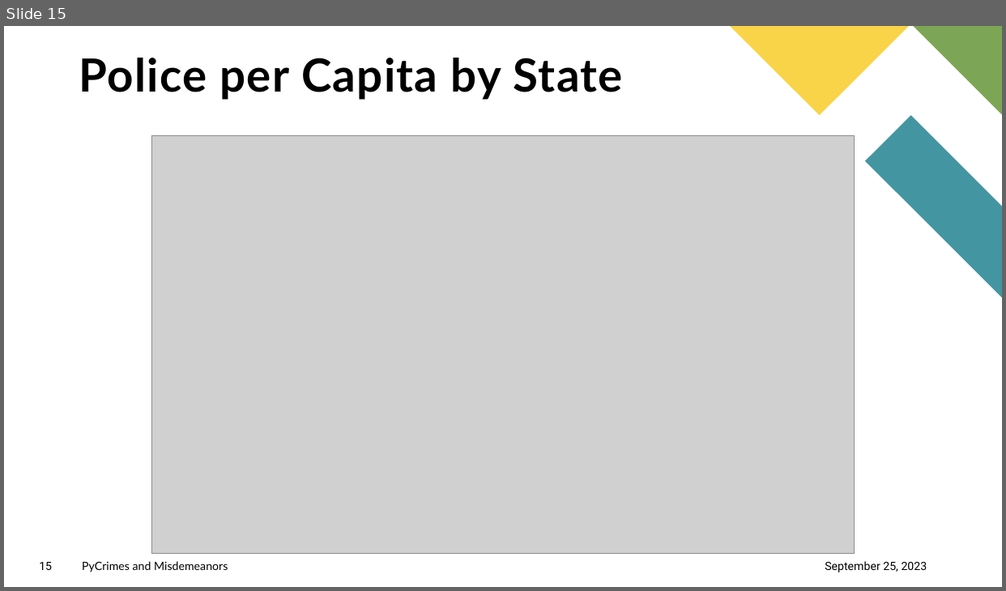
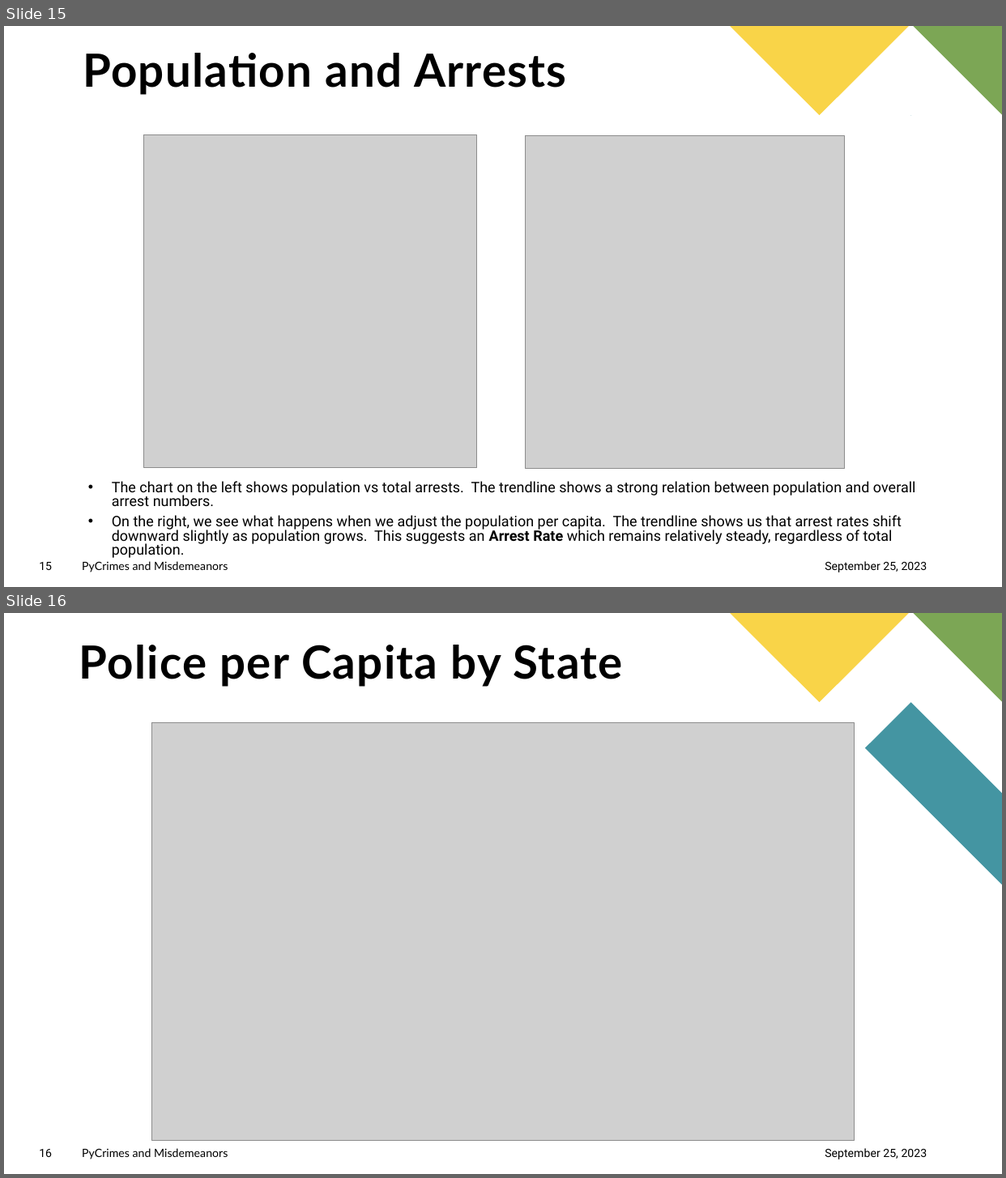
Before and after one commit to S-Bonillas/P1-PyCrimes_and_Misdemeanors, a slide deck: PyCrimes_Final/PyCrimes_Presentation.pptx. Shown one above the other, each under a label of ours: slide 15 before the commit, slides 15 and 16 after it. The pictures are 1006x591 and 1006x1178 pixels, drawn with LibreOffice and Linux fonts; fonts in the diff are those of the drawing; grey boxes stand for pictures. Boxes give left, top, right and bottom in pixels: in the first picture for what was removed or moved away, otherwise in the second. Text is boxed around its words. In the diff, an @@ line names an element or a change of style, - is before the commit and + after.

```diff
--- a/PyCrimes_Final/PyCrimes_Presentation.pptx
+++ b/PyCrimes_Final/PyCrimes_Presentation.pptx
@@ slide 15 added at (x1=4, y1=26, x2=1002, y2=587), background #FFFFFF; not listed: 6 template elements that a slide beside it also shows @@
@@ text added at (x1=83, y1=53, x2=567, y2=95), 44 pt, text #000000, bold @@
+Population and Arrests
@@ rectangle added at (x1=854, y1=115, x2=1002, y2=357), fill #FFFFFF @@
@@ picture added at (x1=144, y1=135, x2=477, y2=468) @@
@@ picture added at (x1=526, y1=136, x2=846, y2=469) @@
@@ text added at (x1=112, y1=481, x2=916, y2=558), 14 pt, text #000000 @@
+• The chart on the left shows population vs total arrests. The trendline shows a strong relation between population and overall arrest numbers.
+• On the right, we see what happens when we adjust the population per capita. The trendline shows us that arrest rates shift downward slightly as population grows. This suggests an Arrest Rate which remains relatively steady, regardless of total population.
@@ what was slide 15 is now slide 16 @@
@@ page number at (x1=39, y1=1149, x2=52, y2=1157): text changed @@
-15
+16
```
Also in this commit, not shown: 8 slides changed, 2 other files.
